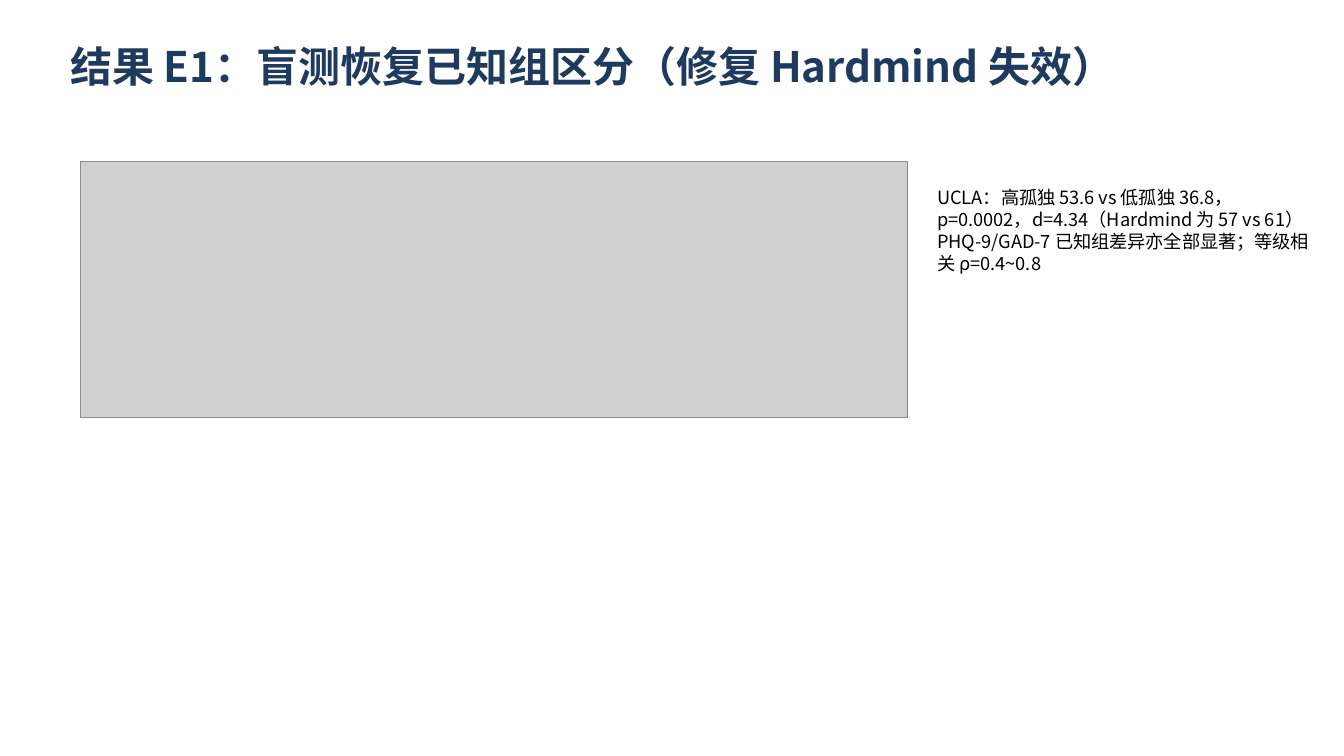
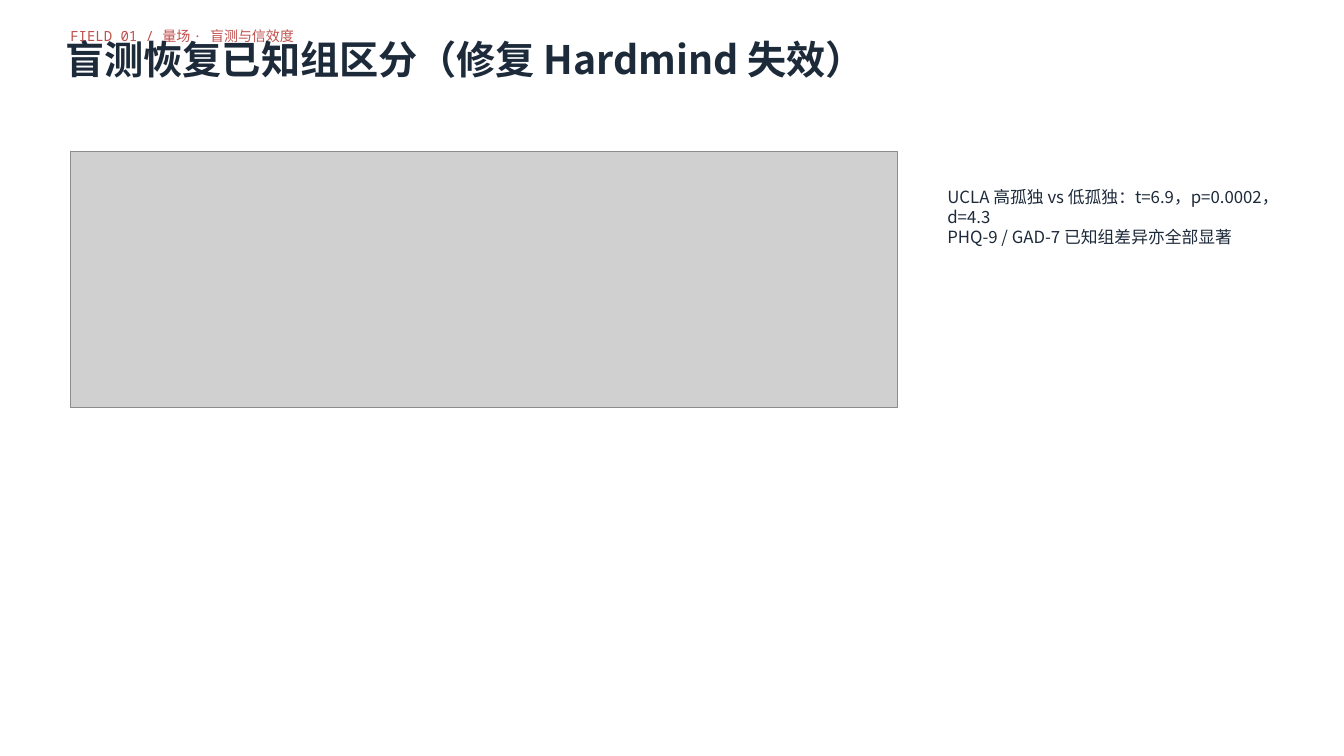
Before and after one commit to lizhong0525/Hardmind, a slide deck: slide 4 of docs/答辩PPT_心镜.pptx (slide 7 before the commit). Drawn at 1344x756 pixels with LibreOffice and Linux fonts; fonts in the diff are those of the drawing; grey boxes stand for pictures. Boxes give left, top, right and bottom in pixels: in the first picture for what was removed or moved away, otherwise in the second. Text is boxed around its words. In the diff, an @@ line names an element or a change of style, - is before the commit and + after.

```diff
--- a/docs/答辩PPT_心镜.pptx
+++ b/docs/答辩PPT_心镜.pptx
@@ text added at (70, 29, 294, 45), 10 pt, text #C0504D @@
+FIELD 01 / 量场 · 盲测与信效度
@@ text at (65, 34, 864, 78): text changed; size 30 to 28 pt; text colour #1F3A5F to #1D2A3A @@
-结果 E1：盲测恢复已知组区分（修复 Hardmind 失效）
+盲测恢复已知组区分（修复 Hardmind 失效）
@@ picture: place and size @@
-picture at (81, 161, 907, 417)
+picture at (71, 151, 897, 407)
@@ text at (947, 189, 1279, 246): text changed; size 13 to 12 pt; text colour #000000 to #1D2A3A @@
-UCLA：高孤独 53.6 vs 低孤独 36.8，p=0.0002，d=4.34（Hardmind 为 57 vs 61）
-PHQ-9/GAD-7 已知组差异亦全部显著；等级相关 ρ=0.4~0.8
+UCLA 高孤独 vs 低孤独：t=6.9，p=0.0002，d=4.3
+PHQ-9 / GAD-7 已知组差异亦全部显著
```
Also in this commit, not shown: 5 other slides changed, 6 slides added, 6 slides removed, 33 other files.
